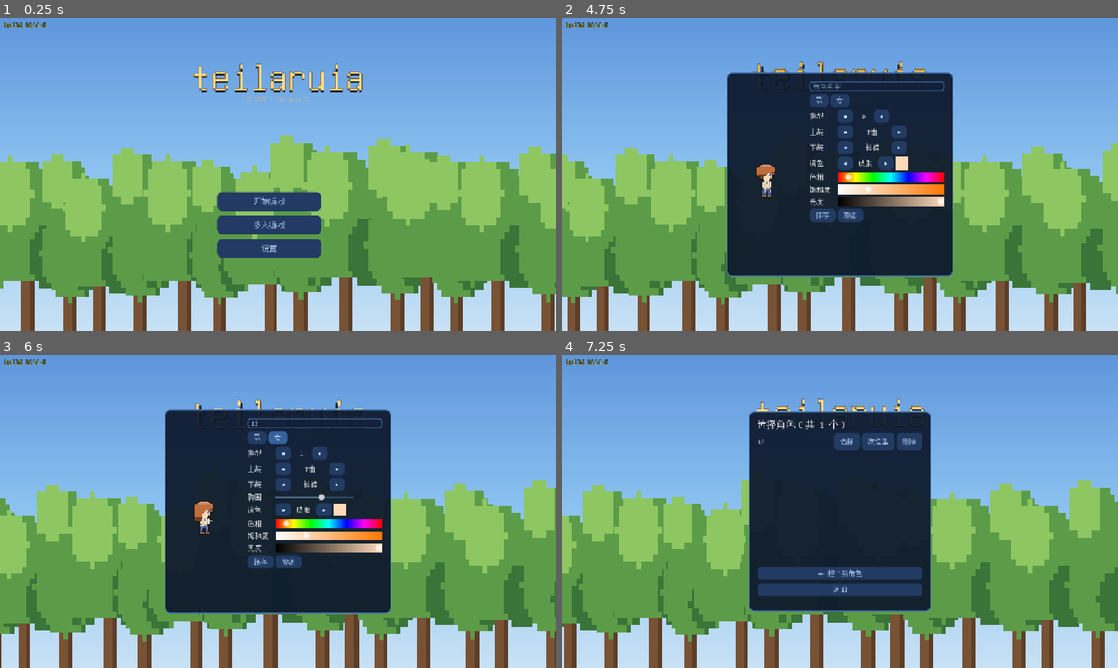
Above: before the commit, frames 1-4 (two rows, left to right).
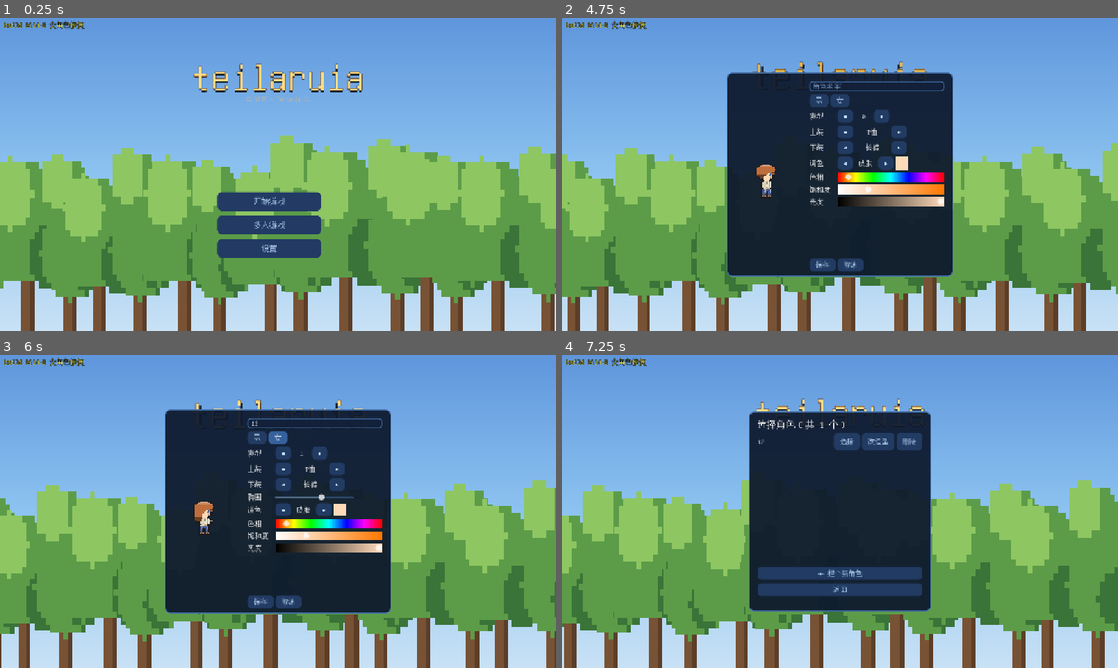
Above: after the commit, the same moments.

Repository: Nornttyy/tielaruia
Game: Godot game, scene res://scenes/main.tscn
The game is run twice, just before and just after one commit, with the same random seed, the same clock (stepped at 60 frames per second) and the same inputs.
Inputs (mouse positions are in pixels of both pictures, inside the frame that each line leads up to):
- Up to frame 1 (0.25 s): no input
- Up to frame 2 (4.75 s): click "开始游戏" at 0.5 s; tap Enter at 1.25 s; move the mouse to (962, 158) at 1.27 s; hold D (move_right) 1.28-2 s; hold Q (drop_item) 1.28-2 s; click (962, 158) at 1.42 s; tap Space (jump) at 1.52, 1.82, 4.52 s; drag from (728, 190) to (812, 237) at 2.02 s; move the mouse to (895, 105) at 2.77 s; press the mouse at (895, 105) at 2.78 s; hold D (move_right) 2.78-3.5 s; release the mouse at (895, 105) at 3.5 s; drag from (812, 237) to (673, 127) at 3.52 s; move the mouse to (1006, 221) at 4.27 s; hold A (move_left) from 4.28 s (still down); hold Shift from 4.28 s (still down)
- Up to frame 3 (6 s): tap Space (jump) at 4.82 s; release A (move_left) at 5 s; release Shift at 5 s; click (316, 423) at 5.02 s; type "12" at 5.1 s; click "女" at 5.75 s
- Up to frame 4 (7.25 s): click "保存" at 6.5 s

The runs differ from the first frame. In frame 1, 0.1% of the frame differs, in the area x 7-16%, y 0-4%; in frame 2, 0.9%, in the area x 7-55%, y 0-81%; in frame 3, 0.8%; in frame 4, 0.1%.

Commit message:
fix(character): 创建不了女角色 — 保存键被"胸围"行挤走
根因: 选"女"会显示"胸围"滑条行, 它在 VBox 里排在保存键前面 →
把保存/取消整排往下推。用户点原来的位置点空 → 女角色存不进去。
(男角色没胸围行, 保存键不动, 所以只有女的建不了。)

修法: 保存/取消移出 VBox 流式布局, 钉死在面板底部 (190,428), 男女同位置。
加回归测试 test_save_button_does_not_move_between_genders。

Co-Authored-By: Claude Opus 4.8 (1M context) <noreply@anthropic.com>

Diff:
--- a/scripts/ui/character_panels.gd
+++ b/scripts/ui/character_panels.gd
@@ -224,12 +224,15 @@
 	_chest_row = _slider_row("胸围", "chest_size", 0, 5)
 	vbox.add_child(_chest_row)
 	_build_color_editor(vbox)
+	# 保存/取消固定钉在面板底部 (不放进 vbox): 否则选"女"多出"胸围"行会把整列往下推,
+	# 保存键跟着挪位 → 用户点原来的位置点空 = "存不进去/建不了女角色" (用户报)。
 	var btn_row := HBoxContainer.new()
+	btn_row.position = Vector2(190, 428)
 	var save_b := Button.new(); save_b.text = "保存"; save_b.pressed.connect(_save_creator)
 	var cancel_b := Button.new(); cancel_b.text = "取消"; cancel_b.pressed.connect(func():
 		_creator_panel.visible = false; _select_panel.visible = true; _refresh_list())
 	btn_row.add_child(save_b); btn_row.add_child(cancel_b)
-	vbox.add_child(btn_row)
+	_creator_panel.add_child(btn_row)
 	# 蓝色统一: 捏人面板 + 全部按钮/名字框/胸围滑条 (色块保留)
 	_creator_panel.add_theme_stylebox_override("panel", UIStyle.panel())
 	_style_controls(_creator_panel)
--- a/scripts/ui/main_menu.gd
+++ b/scripts/ui/main_menu.gd
@@ -90,7 +90,7 @@
 
 # 屏幕左上角打一个版本号 — 排查"用户跑的是哪个版本": 念给我听就知道有没有拿到新版。
 # 放在独立高层 CanvasLayer (layer=100) 上, 保证盖在背景树/按钮之上, 不被挡。
-const BUILD_TAG := "build 0614-C"
+const BUILD_TAG := "build 0614-D 女角色修复"
 
 func _setup_build_tag() -> void:
 	var cl := CanvasLayer.new()
--- a/tests/unit/test_character_panels.gd
+++ b/tests/unit/test_character_panels.gd
@@ -76,6 +76,30 @@
 	assert_false(panels._chest_row.visible, "男: 胸围行隐藏")
 	panels._set_gender(1)
 	assert_true(panels._chest_row.visible, "女: 胸围行显示")
+
+# 回归 (用户报"创建不了女角色"): 选女多出"胸围"行, 不能把保存键挤走 —
+# 否则用户点原来的位置点空, 女角色存不进去。保存键现在钉在面板底部, 男女同位置。
+func _find_save_button(node: Node) -> Button:
+	if node is Button and (node as Button).text == "保存":
+		return node
+	for c in node.get_children():
+		var found := _find_save_button(c)
+		if found != null:
+			return found
+	return null
+
+func test_save_button_does_not_move_between_genders():
+	panels._on_new_character()
+	await wait_frames(1)
+	panels._set_gender(0)
+	await wait_frames(1)
+	var save_btn := _find_save_button(panels)
+	assert_not_null(save_btn, "找得到保存键")
+	var pos_male: Vector2 = save_btn.global_position
+	panels._set_gender(1)        # 切到女 → 多出胸围行
+	await wait_frames(1)
+	var pos_female: Vector2 = save_btn.global_position
+	assert_eq(pos_female, pos_male, "保存键男女同位置 (选女不该把它挤走)")
 
 func test_color_sliders_change_active_part_color():
 	panels._on_new_character()
